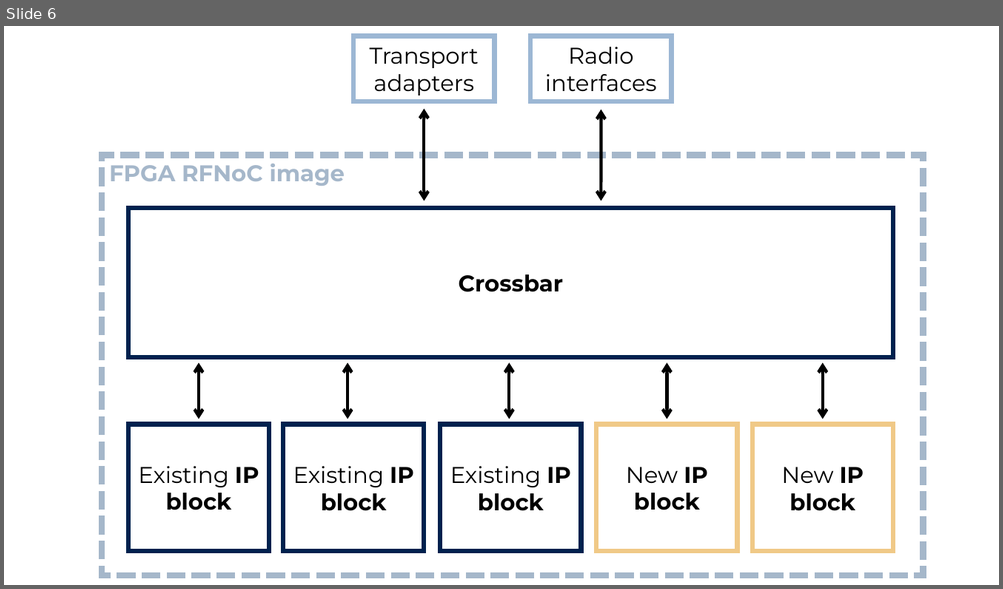
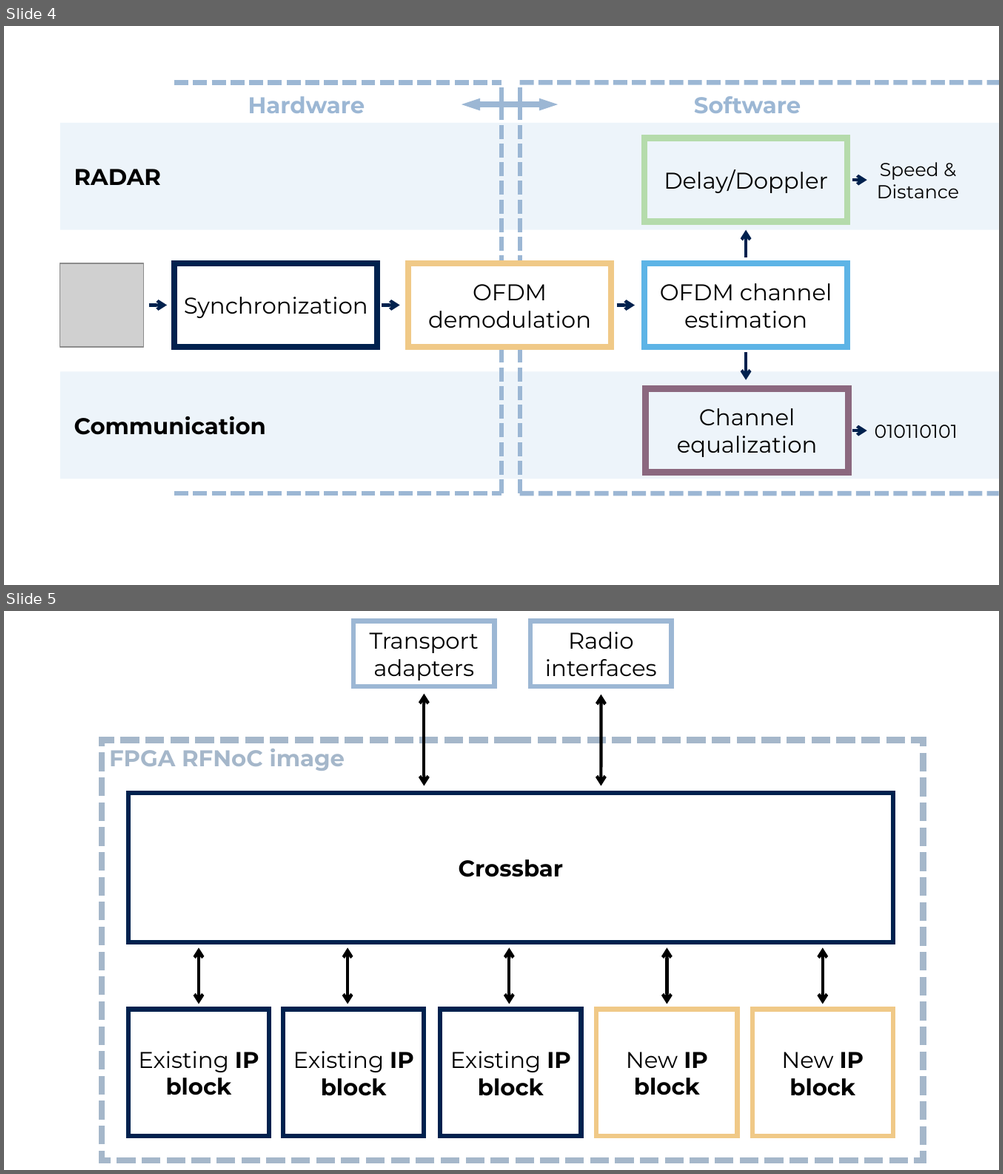
Before and after one commit to quentinprieels/TFE25-462, a slide deck: presentables/posters/poster_diagrams.pptx. Shown one above the other, each under a label of ours: slide 6 before the commit, slides 4 and 5 after it. The pictures are 1003x589 and 1003x1174 pixels, drawn with LibreOffice and Linux fonts; fonts in the diff are those of the drawing; grey boxes stand for pictures. Boxes give left, top, right and bottom in pixels: in the first picture for what was removed or moved away, otherwise in the second. Text is boxed around its words. In the diff, an @@ line names an element or a change of style, - is before the commit and + after.

```diff
--- a/presentables/posters/poster_diagrams.pptx
+++ b/presentables/posters/poster_diagrams.pptx
@@ slide 4 added at (x1=4, y1=26, x2=999, y2=585), background #FFFFFF @@
@@ line added from (174, 83) to (502, 83), #9CB7D4 4.5 pt dashed @@
@@ line added from (502, 494) to (502, 87), #9CB7D4 4.5 pt dashed @@
@@ line added from (520, 83) to (999, 83), #9CB7D4 4.5 pt dashed @@
@@ line added from (520, 494) to (520, 87), #9CB7D4 4.5 pt dashed @@
@@ text added at (x1=248, y1=96, x2=365, y2=113), 22 pt, text #9CB7D4, bold @@
+Hardware
@@ double arrow added from (461, 104) to (558, 104), #9CB7D4 6 pt @@
@@ text added at (x1=694, y1=96, x2=800, y2=113), 22 pt, text #9CB7D4, bold @@
+Software
@@ rectangle added at (x1=60, y1=123, x2=999, y2=230), fill #EDF4FA, 22 pt, text #000000, bold @@
+RADAR
@@ arrow added from (239, 116) to (239, 116), #43739E 0.5 pt @@
@@ rectangle added at (x1=644, y1=138, x2=847, y2=221), outline #B5DBAB 6 pt, 22 pt, text #000000 @@
+Delay/Doppler
@@ arrow added from (852, 181) to (867, 181), #00214E 3 pt @@
@@ text added at (x1=876, y1=162, x2=959, y2=198), 18 pt, text #000000 @@
+Speed & Distance
@@ arrow added from (745, 258) to (745, 230), #00214E 3 pt @@
@@ picture added at (x1=60, y1=264, x2=144, y2=347) @@
@@ rectangle added at (x1=174, y1=264, x2=377, y2=347), fill #FFFFFF, outline #00214E 6 pt, 22 pt, text #000000 @@
+Synchronization
@@ rectangle added at (x1=408, y1=264, x2=612, y2=347), fill #FFFFFF, outline #F0C987 6 pt, 22 pt, text #000000 @@
+OFDM demodulation
@@ rectangle added at (x1=644, y1=264, x2=847, y2=347), fill #FFFFFF, outline #5DB4E6 6 pt, 22 pt, text #000000 @@
+OFDM channel estimation
@@ arrow added from (149, 305) to (167, 305), #00214E 3 pt @@
@@ arrow added from (381, 305) to (399, 305), #00214E 3 pt @@
@@ arrow added from (617, 306) to (634, 306), #00214E 3 pt @@
@@ arrow added from (745, 353) to (745, 380), #00214E 3 pt @@
@@ rectangle added at (x1=60, y1=372, x2=999, y2=480), fill #EDF4FA, 22 pt, text #000000, bold @@
+Communication
@@ rectangle added at (x1=646, y1=389, x2=848, y2=473), outline #8B687F 6 pt, 22 pt, text #000000 @@
+Channel equalization
@@ text added at (x1=874, y1=425, x2=957, y2=438), 18 pt, text #000000 @@
+010110101
@@ arrow added from (852, 431) to (867, 431), #00214E 3 pt @@
@@ line added from (174, 494) to (502, 494), #9CB7D4 4.5 pt dashed @@
@@ line added from (520, 494) to (999, 494), #9CB7D4 4.5 pt dashed @@
@@ what was slide 6 is now slide 5 @@
```
Also in this commit, not shown: 2 slides changed, 1 other slide added, 3 slides removed, 17 other files.
